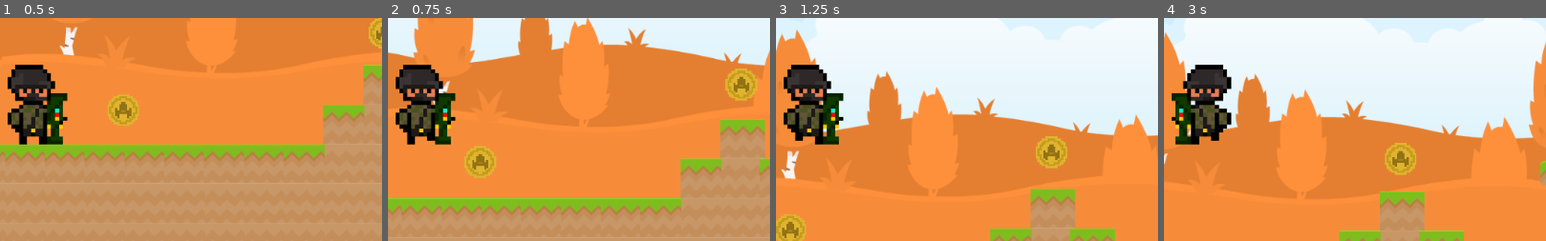
Above: before the commit, frames 1-4 (left to right).
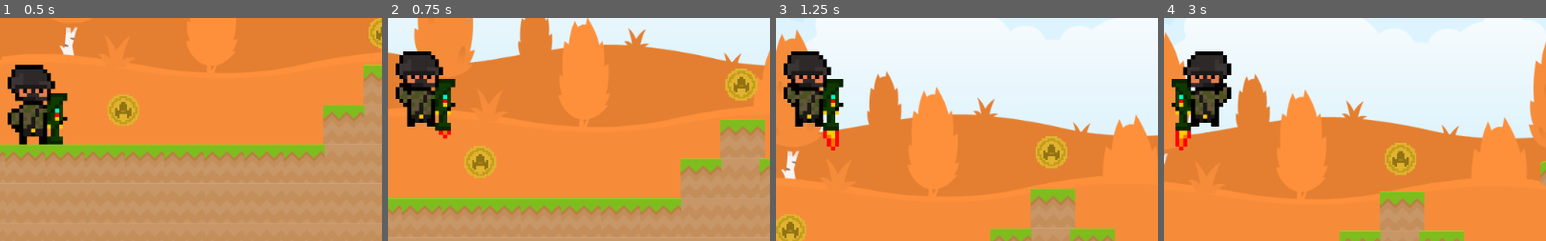
Above: after the commit, the same moments.

Repository: bsu-cs315/P2-ncbarber
Game: Godot game, scene res://src/Level.tscn
Same seed, same stepped clock (60 frames per second), same inputs: the game is played once before the commit and once after it.
Inputs:
- Up to frame 1 (0.5 s): no input
- Up to frame 2 (0.75 s): hold D (right) from 0.53 s (still down); hold Space (rocket_launch) from 0.53 s (still down)
- Up to frame 3 (1.25 s): keep holding D (right); keep holding Space (rocket_launch); tap W (jump) at 0.77, 0.8, 1.07 s
- Up to frame 4 (3 s): release Space (rocket_launch) at 1.28 s; tap W (jump) at 1.35, 1.52, 1.82, 2.3 s; tap Space (rocket_launch) at 1.55, 2.85 s; release D (right) at 2.03 s; hold Left (left) 2.03-2.78 s; hold Space (rocket_launch) 2.03-2.78 s; hold D (right) from 2.78 s (still down)
The pictures show only the part of the screen within x 45-95%, y 45-95%; the shares and areas given below are measured in that part.

Frame 1 is identical in both runs. In frame 2, 4.3% of the frame differs, in the area x 2-18%, y 14-57%; in frame 3, 4.4%, in the area x 2-18%, y 14-60%; in frame 4, 4.4%.

Commit message:
Fix Walking Animation

Diff:
--- a/project/src/Character.gd
+++ b/project/src/Character.gd
@@ -11,53 +11,41 @@
 func _physics_process(delta):
 	velocity.x = 0
 
-	if velocity.x == 0 and is_on_floor():
-		$AnimatedSprite.animation = "idle"
-		$AnimatedSprite.play()
 
+	if Input.is_action_pressed("right"):
+		velocity.x += speed
+		if is_on_floor():
+			$AnimatedSprite.animation = "walking"
+			$AnimatedSprite.play()
+			$AnimatedSprite.flip_h = false
+	if Input.is_action_pressed("left"):
+		velocity.x -= speed
+		if is_on_floor():
+			$AnimatedSprite.animation = "walking"
+			$AnimatedSprite.play()
+			$AnimatedSprite.flip_h = true
 	if Input.is_action_pressed("jump"):
 		if is_on_floor():
 			velocity.y = jumpPower
 			jumpped = true
-			$AnimatedSprite.stop()
 			$AnimatedSprite.animation = "jumping"
 			$AnimatedSprite.play()
-
 	if Input.is_action_pressed("rocket_launch"):
 		if is_on_floor():
 			velocity.y = rocketJumpPower
 			rocketJumpped = true
-			$AnimatedSprite.stop()
 			$AnimatedSprite.animation = "rocket"
 			$AnimatedSprite.play()
 
+	if velocity.x == 0 and is_on_floor():
+		$AnimatedSprite.stop()
+		$AnimatedSprite.animation = "idle"
+		$AnimatedSprite.play()
 	if Input.is_action_pressed("down"):
 		if is_on_floor() and velocity.x == 0:
+			$AnimatedSprite.stop()
 			$AnimatedSprite.animation = "ducking"
 			$AnimatedSprite.play()
-
-	if Input.is_action_pressed("right"):
-		velocity.x += speed
-		if is_on_floor() and not rocketJumpped:
-			$AnimatedSprite.animation = "walking"
-			$AnimatedSprite.play()
-			$AnimatedSprite.flip_h = false
-
-		if is_on_floor() and not jumpped:
-			$AnimatedSprite.animation = "walking"
-			$AnimatedSprite.play()
-			$AnimatedSprite.flip_h = false
-
-	if Input.is_action_pressed("left"):
-		velocity.x -= speed
-		if is_on_floor() and not rocketJumpped:
-			$AnimatedSprite.animation = "walking"
-			$AnimatedSprite.play()
-			$AnimatedSprite.flip_h = true
-		if is_on_floor() and not jumpped:
-			$AnimatedSprite.animation = "walking"
-			$AnimatedSprite.play()
-			$AnimatedSprite.flip_h = true
 
 
 	velocity.y += gravity * delta
--- a/project/src/Character.tscn
+++ b/project/src/Character.tscn
@@ -19,7 +19,7 @@
 "name": "idle",
 "speed": 5.0
 }, {
-"frames": [ ExtResource( 2 ), ExtResource( 3 ) ],
+"frames": [ ExtResource( 1 ), ExtResource( 2 ), ExtResource( 5 ), ExtResource( 3 ), ExtResource( 5 ) ],
 "loop": true,
 "name": "walking",
 "speed": 5.0
@@ -50,8 +50,7 @@
 position = Vector2( -1.7803, 1.77881 )
 scale = Vector2( 0.2, 0.2 )
 frames = SubResource( 1 )
-animation = "walking"
-frame = 1
+animation = "ducking"
 
 [node name="CollisionShape2D" type="CollisionShape2D" parent="."]
 position = Vector2( -0.21228, 0.612473 )
Not shown, changed: README.md
